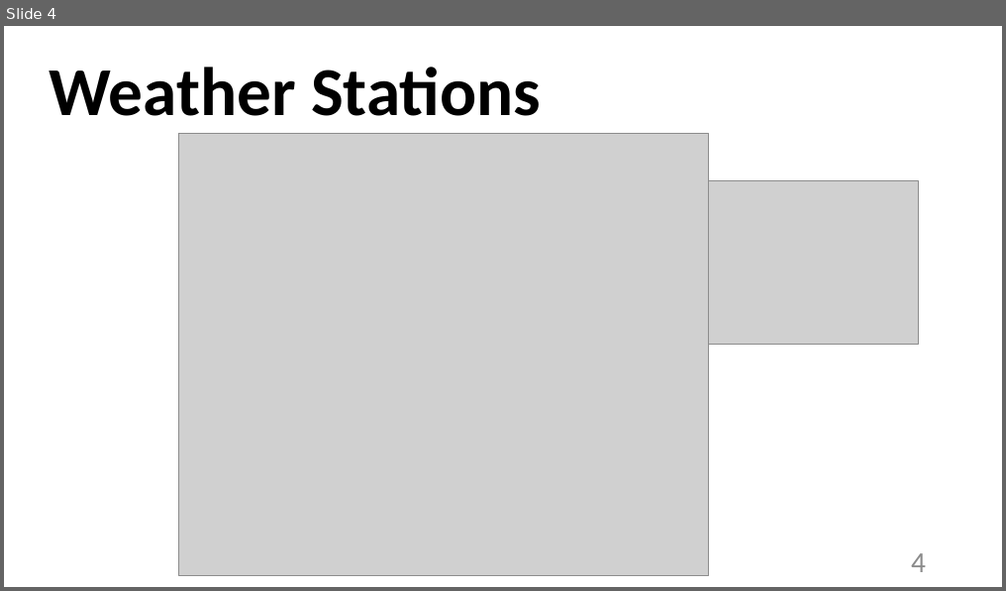
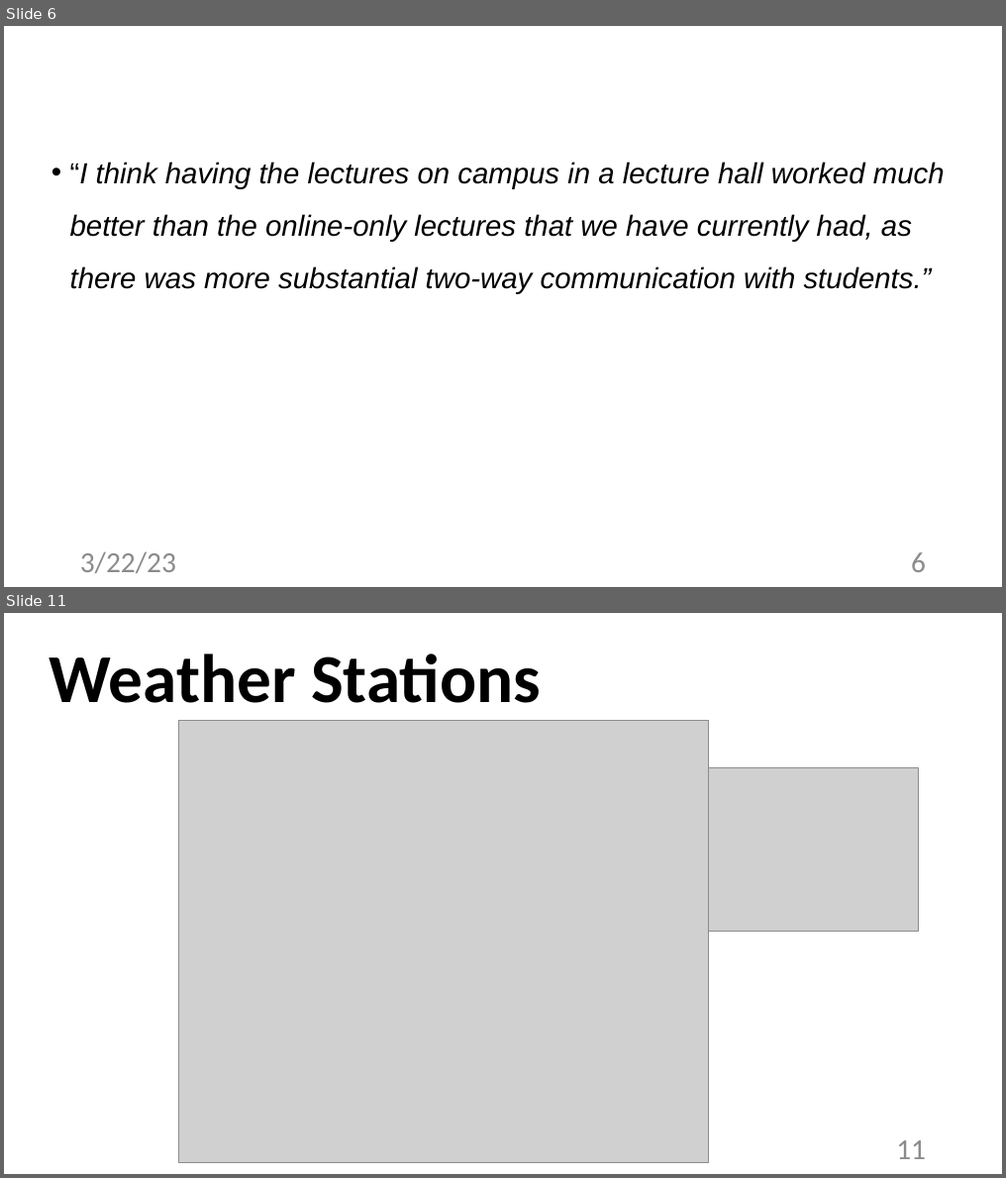
Before and after one commit to alexjungaalto/FederatedLearning, a slide deck: slides/CS-E4740_FLDesignPrinciple.pptx. Shown one above the other, each under a label of ours: slide 4 before the commit, slides 6 and 11 after it; the slides between them are not shown. The pictures are 1006x591 and 1006x1178 pixels, drawn with LibreOffice and Linux fonts; fonts in the diff are those of the drawing; grey boxes stand for pictures. Boxes give left, top, right and bottom in pixels: in the first picture for what was removed or moved away, otherwise in the second. Text is boxed around its words. In the diff, an @@ line names an element or a change of style, - is before the commit and + after.

```diff
--- a/slides/CS-E4740_FLDesignPrinciple.pptx
+++ b/slides/CS-E4740_FLDesignPrinciple.pptx
@@ slide 6 added at <box>4,26,1002,587</box>, background #FFFFFF @@
@@ text added at <box>70,162,944,293</box>, 28 pt, text #000000, italic @@
+• “I think having the lectures on campus in a lecture hall worked much better than the online-only lectures that we have currently had, as there was more substantial two-way communication with students.”
@@ text added at <box>80,552,176,573</box>, 28 pt, text #8C8C8C @@
+3/22/23
@@ page number added at <box>911,553,926,572</box>, 28 pt, text #8C8C8C @@
+6
@@ what was slide 4 is now slide 11 @@
@@ page number at <box>896,1141,926,1159</box>: text changed @@
-4
+11
```
Also in this commit, not shown: 36 slides changed, 6 other slides added, 2 other files.
